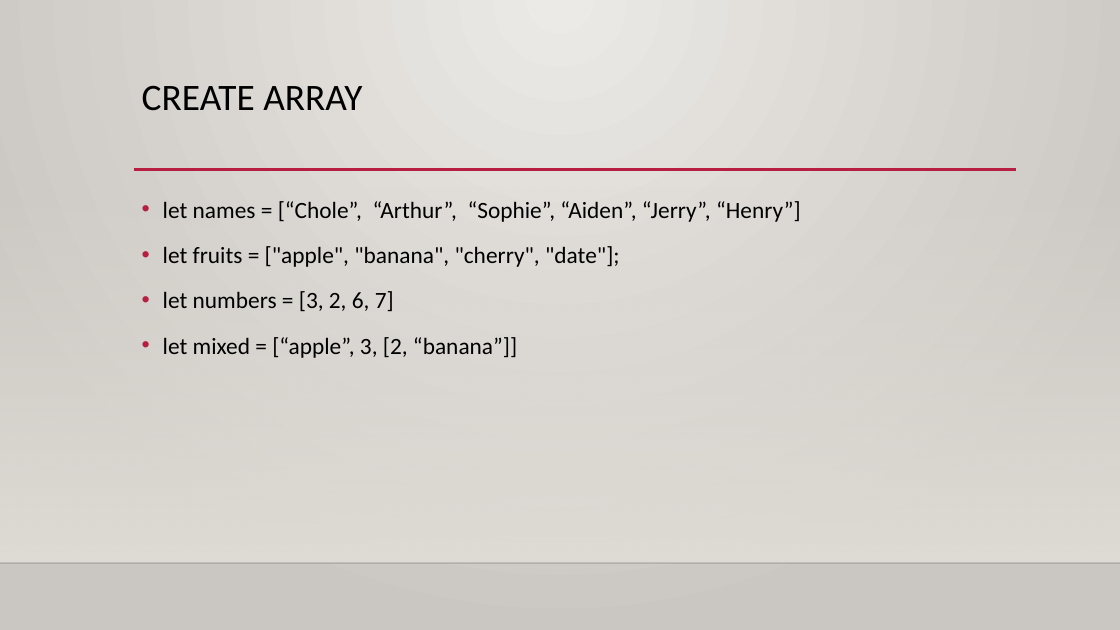
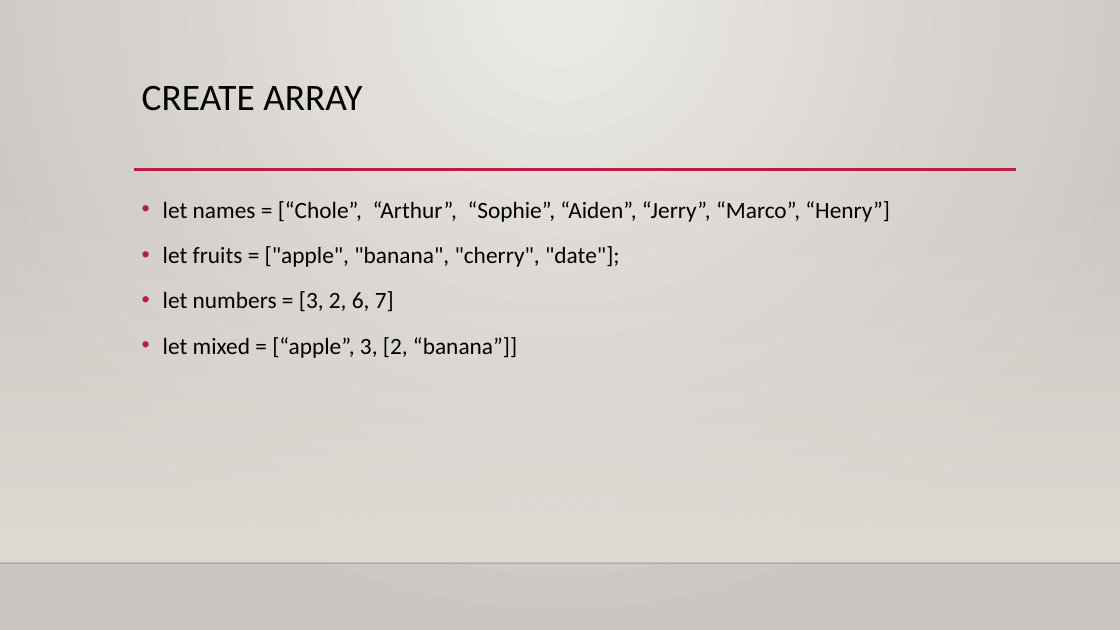
Before and after one commit to renyongfu/BuildingWebGames, a slide deck: slide 6 of Presentation/Week7/Build Web Games-7.pptx. Drawn at 1120x630 pixels with LibreOffice and Linux fonts; fonts in the diff are those of the drawing; background and template pictures are left out. Boxes give left, top, right and bottom in pixels: in the first picture for what was removed or moved away, otherwise in the second. Text is boxed around its words. In the diff, an @@ line names an element or a change of style, - is before the commit and + after.

Commit message:
typos.

```diff
--- a/Presentation/Week7/Build Web Games-7.pptx
+++ b/Presentation/Week7/Build Web Games-7.pptx
@@ text at [163,201,890,222]: text changed @@
-• let names = [“Chole”, “Arthur”, “Sophie”, “Aiden”, “Jerry”, “Henry”]
+• let names = [“Chole”, “Arthur”, “Sophie”, “Aiden”, “Jerry”, “Marco”, “Henry”]
```
Also in this commit, not shown: 3 other slides changed.
